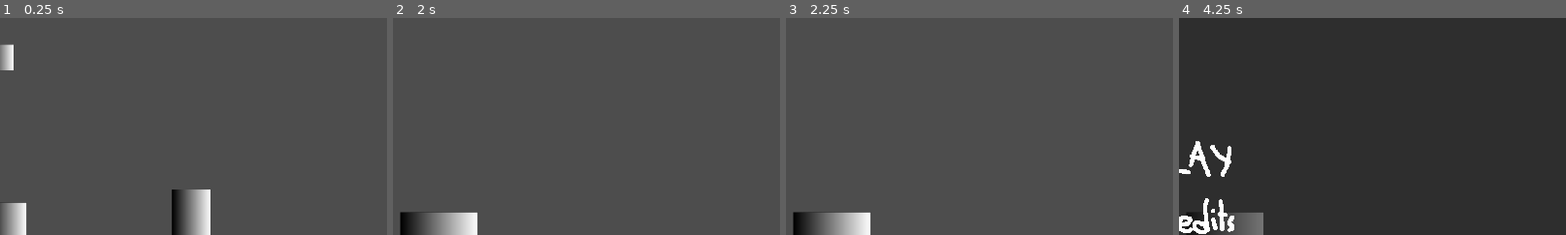
Above: before the commit, frames 1-4 (left to right).
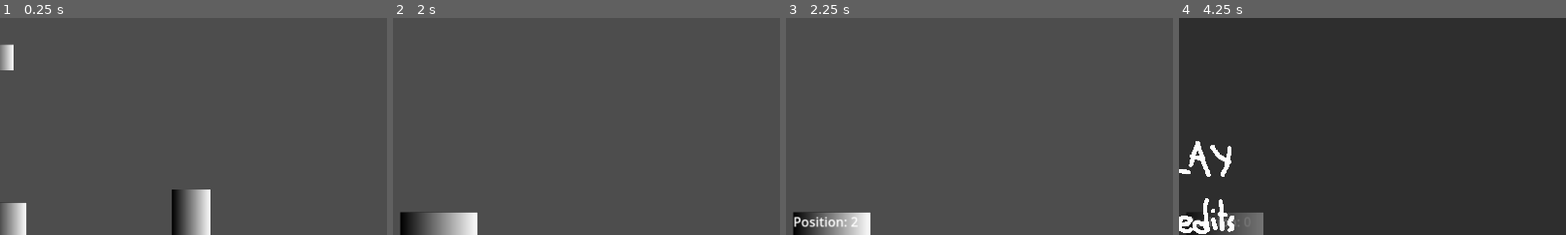
Above: after the commit, the same moments.

Repository: Quarticore/UntitledTomatoGame
Game: Godot game, scene res://scenes/main.tscn
The game is run twice, just before and just after one commit, with the same random seed, the same clock (stepped at 60 frames per second) and the same inputs. The engine's default icon, where the game draws it, is replaced by a stand-in: a white triangle on a blue panel in a dark square. Sound files missing from this copy of the repository are replaced by a short silence.
Inputs (mouse positions are % of the whole screen's width and height, from its top left):
- Up to frame 1 (0.25 s): no input
- Up to frame 2 (2 s): tap Enter at 0.5 s; move the mouse to (27, 52) at 0.52 s; hold D (InputRight) 0.53-1.28 s; click (27, 52) at 0.6 s; move the mouse to (100, 76) at 1.27 s; hold A (InputLeft) from 1.28 s (still down); tap S (InputMiddle) at 1.35 s; click (100, 76) at 1.42 s
- Up to frame 3 (2.25 s): move the mouse to (55, 67) at 2.02 s; release A (InputLeft) at 2.03 s; hold D (InputRight) from 2.03 s (still down); click (55, 67) at 2.1 s
- Up to frame 4 (4.25 s): move the mouse to (45, 70) at 2.77 s; tap S (InputMiddle) at 2.85 s; click (45, 70) at 2.92 s; move the mouse to (80, 65) at 3.52 s; release D (InputRight) at 3.53 s; hold A (InputLeft) from 3.53 s (still down); click (80, 65) at 3.6 s; tap Escape (Pause) at 4.15 s
The pictures show only the part of the screen within x 49-99%, y 5-55%; the shares and areas given below are measured in that part.

Frames 1-2 are identical in both runs. In frame 3, 0.4% of the frame differs, in the area x 2-19%, y 91-97%; in frame 4, 0.1%.

Commit message:
feat: definable enemy behaviour

Diff:
--- /dev/null
+++ b/assets/scripts/enemy_pattern.gd
@@ -0,0 +1,15 @@
+class_name EnemyPattern extends Resource
+
+## Chance for the enemy to change positions
+@export var chance_to_change: float = 1.0:
+	set(val):
+		chance_to_change = val
+		emit_changed()
+@export var valid_positions = [0x00000001,0x00000010,0x00000100]:
+	set(val):
+		valid_positions = val
+		emit_changed()
+@export var maybe_change_every_x_beats: int = 1:
+	set(val):
+		maybe_change_every_x_beats = val
+		emit_changed()
--- a/assets/scripts/member.gd
+++ b/assets/scripts/member.gd
@@ -2,6 +2,19 @@
 
 signal hovered
 signal selected
+
+@export var behaviour: EnemyPattern
+@onready var audio_manager: Node = $"../AudioManager"
+@onready var game_manager: GameManager = get_node("/root/GameManager")
+@onready var beats_until_change = behaviour.maybe_change_every_x_beats
+
+## TODO REMOVE
+@onready var label: Label = $TEST_Position
+
+var position_idx = 0
+
+func _ready():
+	audio_manager.connect("new_beat", on_new_beat)
 
 func _on_area_2d_mouse_entered() -> void:
 	hovered.emit()
@@ -10,3 +23,35 @@
 	# If clicked emit "selected"
 	if event.is_action("Click"):
 		selected.emit()
+
+func get_position():
+	return behaviour.valid_positions[position_idx]
+
+func on_new_beat(elapsed):
+	if !game_manager.in_battle or game_manager.in_battle_with != name:
+		print("not battling")
+		return
+
+	if beats_until_change != 0:
+		beats_until_change -= 1
+		print("not changing yet")
+		return
+	else:
+		beats_until_change = behaviour.maybe_change_every_x_beats
+
+	var n = 1 / behaviour.chance_to_change
+	var rng = RandomNumberGenerator.new()
+	var will_change = rng.randi_range(1, n) == 1
+
+	if !will_change:
+		return
+
+	var arr = behaviour.valid_positions.filter(func(n): return n != get_position())
+
+	# Pick one
+	var new_val = arr[rng.randi_range(0, arr.size() - 1)]
+	var new_idx = behaviour.valid_positions.find(new_val)
+
+	position_idx = new_idx
+
+	label.text = "Position: " + str(position_idx)
--- a/assets/scripts/pause.gd
+++ b/assets/scripts/pause.gd
@@ -13,5 +13,3 @@
 			# Instantiate the menu in the ui viewport
 			menu_ref = MENU.instantiate()
 			get_tree().root.add_child.call_deferred(menu_ref)
-
-	pass
--- a/assets/scripts/selection_manager.gd
+++ b/assets/scripts/selection_manager.gd
@@ -1,8 +1,9 @@
 extends Node
 
 var root_path = "/root/Main/GameContainer/GameViewport/"
+@onready var Manager: GameManager = get_node("/root/GameManager")
 @onready var Light: Sprite2D = get_node(root_path + "Light")
-@onready var Member1: Node2D = get_node(root_path + "Member")
+@onready var Member1: Node2D = get_node(root_path + "Member1")
 @onready var Member2: Node2D = get_node(root_path + "Member2")
 @onready var Member3: Node2D = get_node(root_path + "Member3")
 @onready var Camera: Camera2D = get_node(root_path + "MainCamera")
@@ -23,14 +24,26 @@
 func _on_member_selected() -> void:
 	Camera.zoom = Vector2(2, 2)
 	Camera.global_position = Member1.global_position
+
+	Manager.in_battle = true
+	Manager.in_battle_with = "Member1"
+
 	on_select_any()
 
 func _on_member_2_selected() -> void:
 	Camera.zoom = Vector2(2, 2)
 	Camera.global_position = Member2.global_position
+
+	Manager.in_battle = true
+	Manager.in_battle_with = "Member2"
+
 	on_select_any()
 
 func _on_member_3_selected() -> void:
 	Camera.zoom = Vector2(2, 2)
 	Camera.global_position = Member3.global_position
+
+	Manager.in_battle = true
+	Manager.in_battle_with = "Member3"
+
 	on_select_any()
--- /dev/null
+++ b/game_manager.gd
@@ -0,0 +1,4 @@
+extends Node
+
+var in_battle = false
+var in_battle_with = ""
--- a/project.godot
+++ b/project.godot
@@ -14,6 +14,10 @@
 run/main_scene="res://scenes/main.tscn"
 config/features=PackedStringArray("4.3", "GL Compatibility")
 config/icon="res://icon.svg"
+
+[autoload]
+
+GameManager="*res://game_manager.gd"
 
 [display]
 
--- /dev/null
+++ b/resources/enemy_simple.tres
@@ -0,0 +1,3 @@
+[gd_resource type="Resource" format=3 uid="uid://ccjhw4d5tnpwj"]
+
+[resource]
--- a/scenes/main.tscn
+++ b/scenes/main.tscn
@@ -1,11 +1,30 @@
-[gd_scene load_steps=14 format=3 uid="uid://de4vrd6yr3nho"]
+[gd_scene load_steps=18 format=3 uid="uid://de4vrd6yr3nho"]
 
 [ext_resource type="Script" path="res://assets/scripts/pause.gd" id="1_3bpvp"]
 [ext_resource type="Script" path="res://assets/scripts/selection_manager.gd" id="1_l4jld"]
-[ext_resource type="PackedScene" path="res://scenes/member.tscn" id="2_ak1xx"]
+[ext_resource type="PackedScene" uid="uid://rf7wiy4b21xh" path="res://scenes/member.tscn" id="2_ak1xx"]
 [ext_resource type="PackedScene" uid="uid://cpp7ddhx8pqcf" path="res://scenes/audio_manager.tscn" id="3_m7yqh"]
+[ext_resource type="Script" path="res://assets/scripts/enemy_pattern.gd" id="4_wvsy8"]
 [ext_resource type="PackedScene" uid="uid://d2q3qtuygsylc" path="res://scenes/beat_indicator.tscn" id="4_xrbsb"]
 [ext_resource type="Script" path="res://assets/scripts/gameplay_ui.gd" id="5_03y6y"]
+
+[sub_resource type="Resource" id="Resource_yb7fm"]
+script = ExtResource("4_wvsy8")
+chance_to_change = 1.0
+valid_positions = [1, 16, 256]
+maybe_change_every_x_beats = 3
+
+[sub_resource type="Resource" id="Resource_yb2n4"]
+script = ExtResource("4_wvsy8")
+chance_to_change = 1.0
+valid_positions = [1, 16, 256]
+maybe_change_every_x_beats = 1
+
+[sub_resource type="Resource" id="Resource_exxfo"]
+script = ExtResource("4_wvsy8")
+chance_to_change = 1.0
+valid_positions = [1, 16, 256]
+maybe_change_every_x_beats = 1
 
 [sub_resource type="Gradient" id="Gradient_w5xsi"]
 
@@ -86,14 +105,17 @@
 [node name="SelectionManager" type="Node" parent="GameContainer/GameViewport"]
 script = ExtResource("1_l4jld")
 
-[node name="Member" parent="GameContainer/GameViewport" instance=ExtResource("2_ak1xx")]
+[node name="Member1" parent="GameContainer/GameViewport" instance=ExtResource("2_ak1xx")]
 position = Vector2(480, 472)
+behaviour = SubResource("Resource_yb7fm")
 
 [node name="Member2" parent="GameContainer/GameViewport" instance=ExtResource("2_ak1xx")]
 position = Vector2(912, 520)
+behaviour = SubResource("Resource_yb2n4")
 
 [node name="Member3" parent="GameContainer/GameViewport" instance=ExtResource("2_ak1xx")]
 position = Vector2(1368, 488)
+behaviour = SubResource("Resource_exxfo")
 
 [node name="Light" type="Sprite2D" parent="GameContainer/GameViewport"]
 position = Vector2(944, 160)
@@ -124,10 +146,14 @@
 text = "INDICATOR"
 label_settings = SubResource("LabelSettings_5fu4v")
 
-[connection signal="hovered" from="GameContainer/GameViewport/Member" to="GameContainer/GameViewport/SelectionManager" method="_on_member_hovered"]
-[connection signal="selected" from="GameContainer/GameViewport/Member" to="GameContainer/GameViewport/SelectionManager" method="_on_member_selected"]
+[connection signal="hovered" from="GameContainer/GameViewport/Member1" to="GameContainer/GameViewport/SelectionManager" method="_on_member_hovered"]
+[connection signal="selected" from="GameContainer/GameViewport/Member1" to="GameContainer/GameViewport/SelectionManager" method="_on_member_selected"]
 [connection signal="hovered" from="GameContainer/GameViewport/Member2" to="GameContainer/GameViewport/SelectionManager" method="_on_member_2_hovered"]
 [connection signal="selected" from="GameContainer/GameViewport/Member2" to="GameContainer/GameViewport/SelectionManager" method="_on_member_2_selected"]
 [connection signal="hovered" from="GameContainer/GameViewport/Member3" to="GameContainer/GameViewport/SelectionManager" method="_on_member_3_hovered"]
 [connection signal="selected" from="GameContainer/GameViewport/Member3" to="GameContainer/GameViewport/SelectionManager" method="_on_member_3_selected"]
 [connection signal="rhythm_input" from="GameContainer/GameViewport/AudioManager" to="GameplayUI" method="_on_audio_manager_rhythm_input"]
+
+[editable path="GameContainer/GameViewport/Member1"]
+[editable path="GameContainer/GameViewport/Member2"]
+[editable path="GameContainer/GameViewport/Member3"]
--- a/scenes/member.tscn
+++ b/scenes/member.tscn
@@ -24,5 +24,9 @@
 position = Vector2(47, 91)
 shape = SubResource("RectangleShape2D_s1pk8")
 
+[node name="TEST_Position" type="Label" parent="."]
+offset_right = 40.0
+offset_bottom = 23.0
+
 [connection signal="input_event" from="Area2D" to="." method="_on_area_2d_input_event"]
 [connection signal="mouse_entered" from="Area2D" to="." method="_on_area_2d_mouse_entered"]
